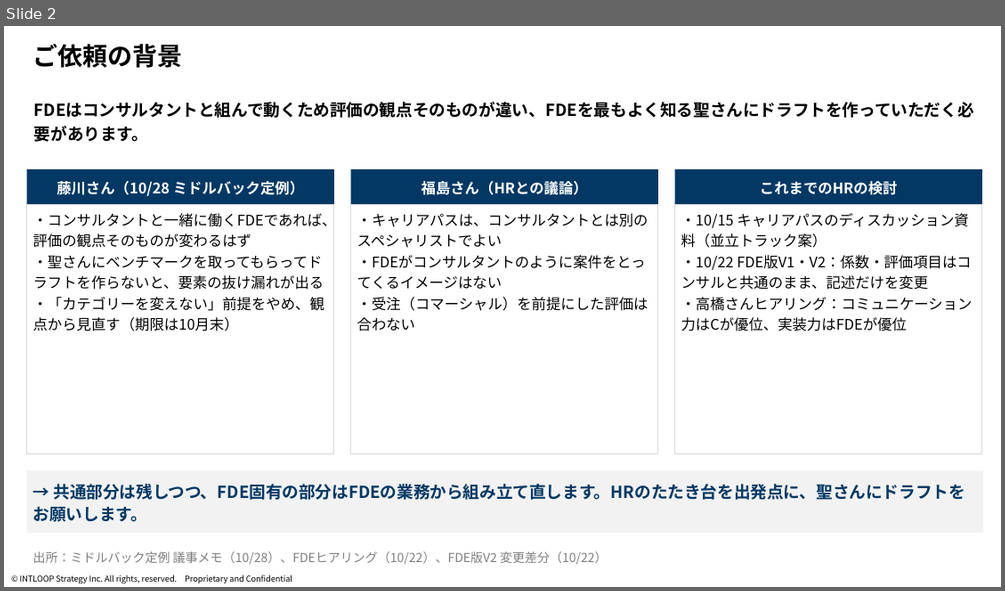
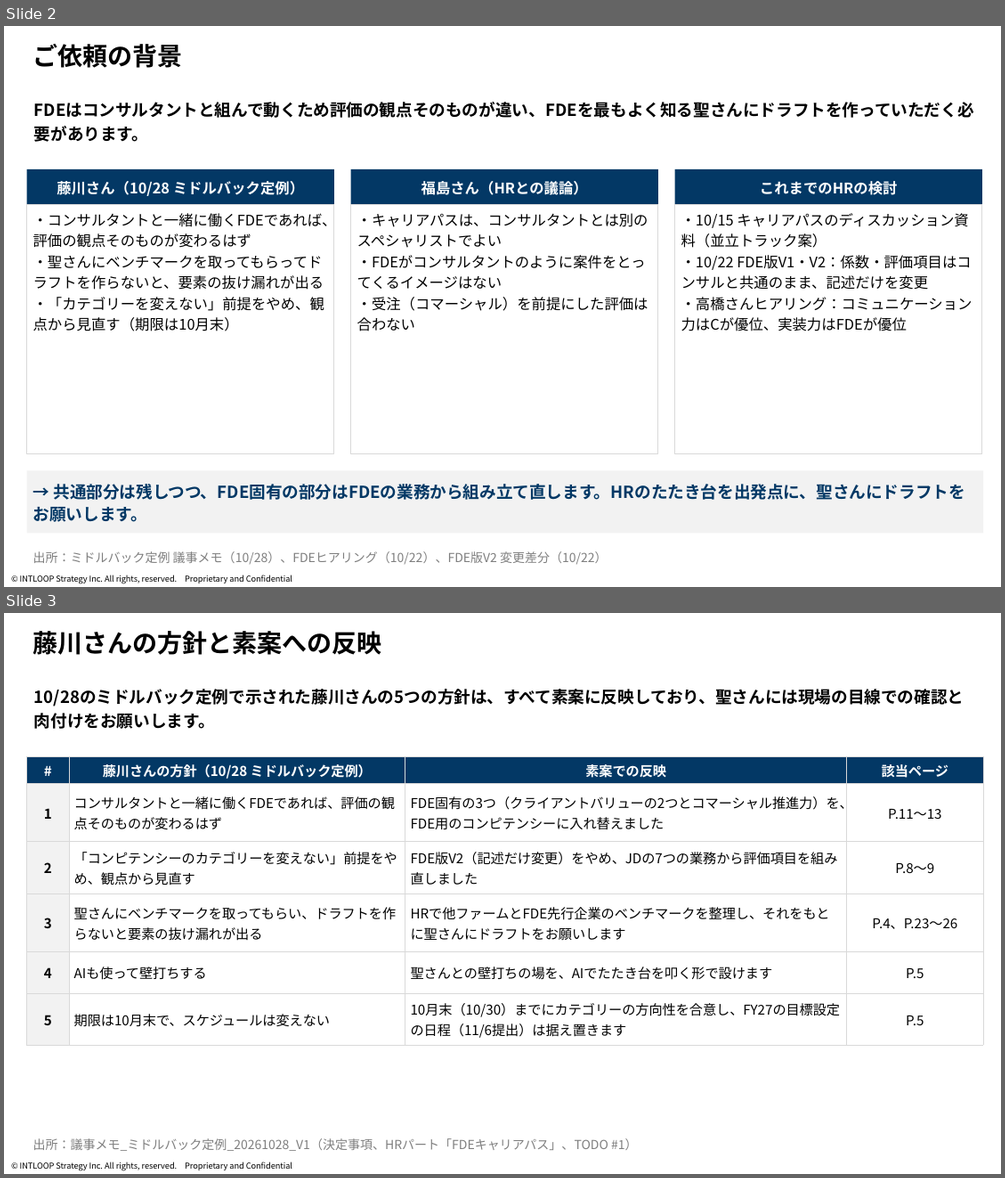
Before and after one commit to mkomko2011/For-AI, a slide deck: FDE評価制度・キャリアパス_ドラフト作成のご依頼_高橋聖さん_20261028.pptx. Shown one above the other, each under a label of ours: slide 2 before the commit, slides 2 and 3 after it. The pictures are 1005x591 and 1005x1178 pixels, drawn with LibreOffice and Linux fonts; fonts in the diff are those of the drawing; background and template pictures are left out. Boxes give left, top, right and bottom in pixels: in the first picture for what was removed or moved away, otherwise in the second. Text is boxed around its words. In the diff, an @@ line names an element or a change of style, - is before the commit and + after.

```diff
--- a/FDE評価制度・キャリアパス_ドラフト作成のご依頼_高橋聖さん_20261028.pptx
+++ b/FDE評価制度・キャリアパス_ドラフト作成のご依頼_高橋聖さん_20261028.pptx
@@ slide 3 added at box(4, 613, 1001, 1174), background picture (left out); not listed: 1 template element that a slide beside it also shows @@
@@ title added at box(33, 631, 382, 655), 24 pt, text #000000, bold @@
+藤川さんの方針と素案への反映
@@ text added at box(34, 689, 963, 729), 16 pt, text #000000, bold @@
+10/28のミドルバック定例で示された藤川さんの5つの方針は、すべて素案に反映しており、聖さんには現場の目線での確認と肉付けをお願いします。
@@ table added at box(27, 756, 984, 1046), 6 rows, 4 columns @@
+# | 藤川さんの方針（10/28 ミドルバック定例） | 素案での反映 | 該当ページ
+1 | コンサルタントと一緒に働くFDEであれば、評価の観点そのものが変わるはず | FDE固有の3つ（クライアントバリューの2つとコマーシャル推進力）を、FDE用のコンピテンシーに入れ替えました | P.11〜13
+2 | 「コンピテンシーのカテゴリーを変えない」前提をやめ、観点から見直す | FDE版V2（記述だけ変更）をやめ、JDの7つの業務から評価項目を組み直しました | P.8〜9
+3 | 聖さんにベンチマークを取ってもらい、ドラフトを作らないと要素の抜け漏れが出る | HRで他ファームとFDE先行企業のベンチマークを整理し、それをもとに聖さんにドラフトをお願いします | P.4、P.23〜26
+4 | AIも使って壁打ちする | 聖さんとの壁打ちの場を、AIでたたき台を叩く形で設けます | P.5
+5 | 期限は10月末で、スケジュールは変えない | 10月末（10/30）までにカテゴリーの方向性を合意し、FY27の目標設定の日程（11/6提出）は据え置きます | P.5
@@ text added at box(33, 1138, 638, 1151), 12 pt, text #7F7F7F @@
+出所：議事メモ_ミドルバック定例_20261028_V1（決定事項、HRパート「FDEキャリアパス」、TODO #1）
```
Also in this commit, not shown: 6 slides changed, 1 other file.
